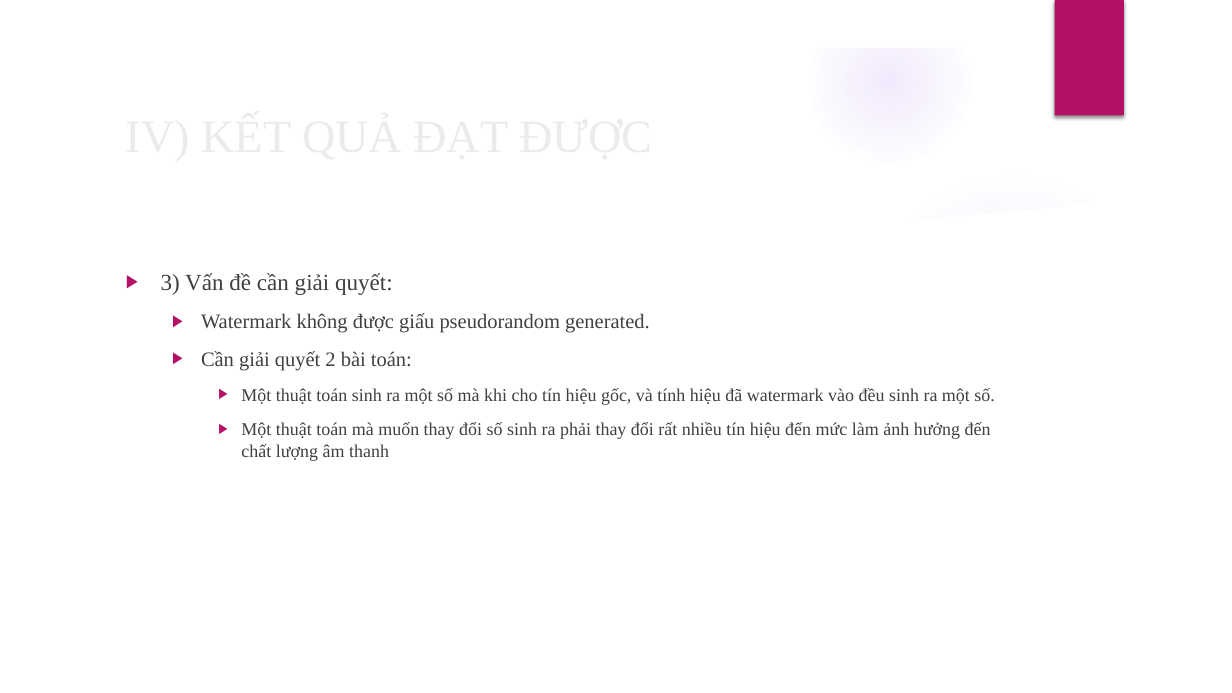
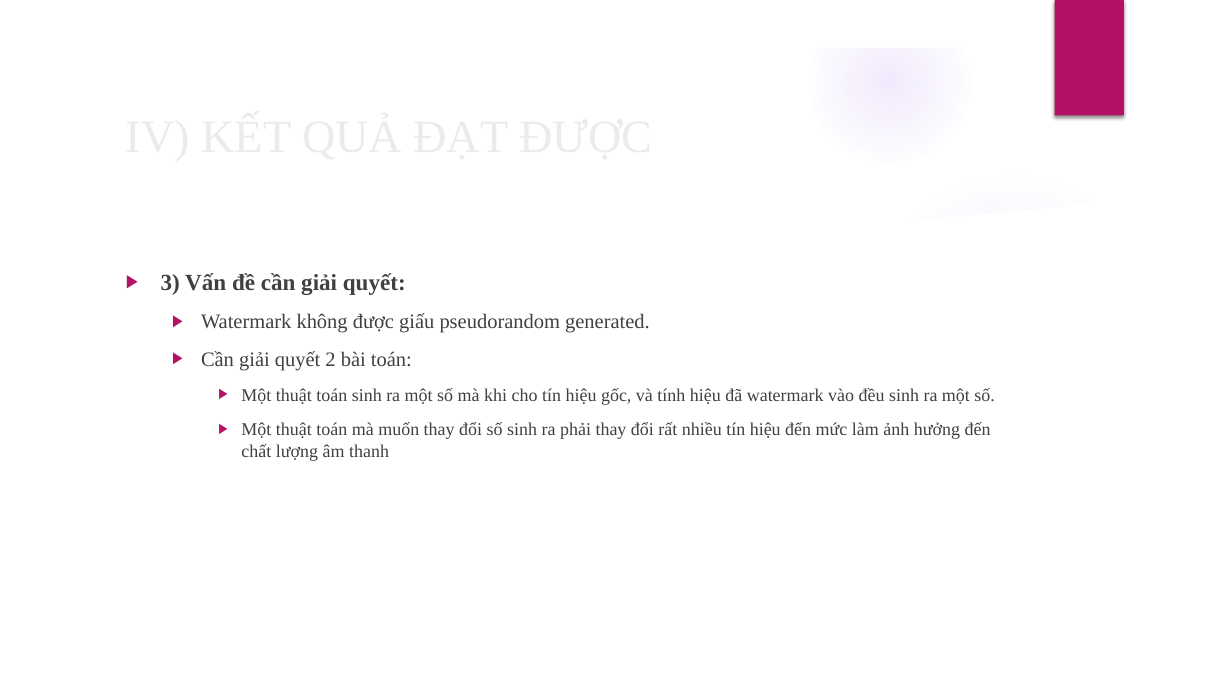
Before and after one commit to TruongThanhNam97/angular-audio, a slide deck: slide 29 of document/BC-LVTN.pptx. Drawn at 1232x693 pixels with LibreOffice and Linux fonts; fonts in the diff are those of the drawing; background and template pictures are left out. Boxes give left, top, right and bottom in pixels: in the first picture for what was removed or moved away, otherwise in the second. Text is boxed around its words. In the diff, an @@ line names an element or a change of style, - is before the commit and + after.

```diff
--- a/document/BC-LVTN.pptx
+++ b/document/BC-LVTN.pptx
@@ text at (161, 273, 406, 295): bold on in "3) Vấn đề cần giải quyết:" @@
```
Also in this commit, not shown: 10 other slides changed, 2 other files.
